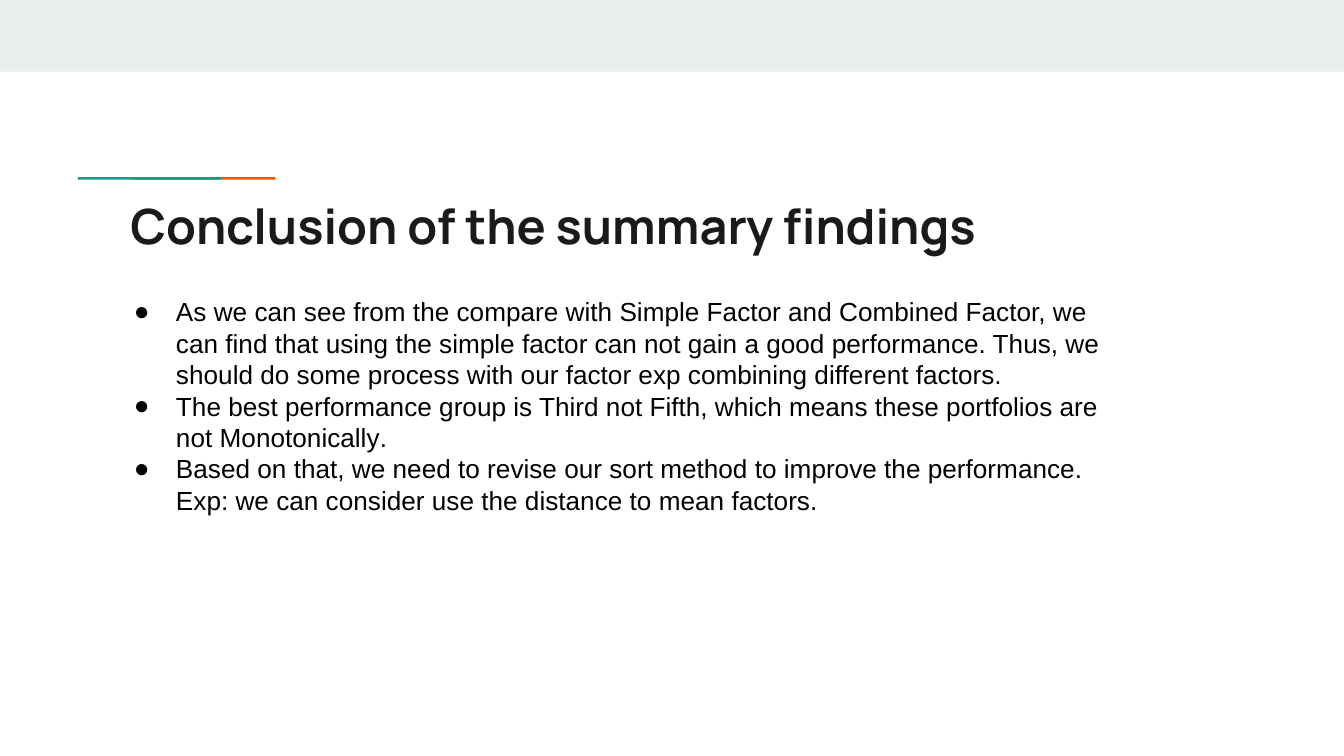
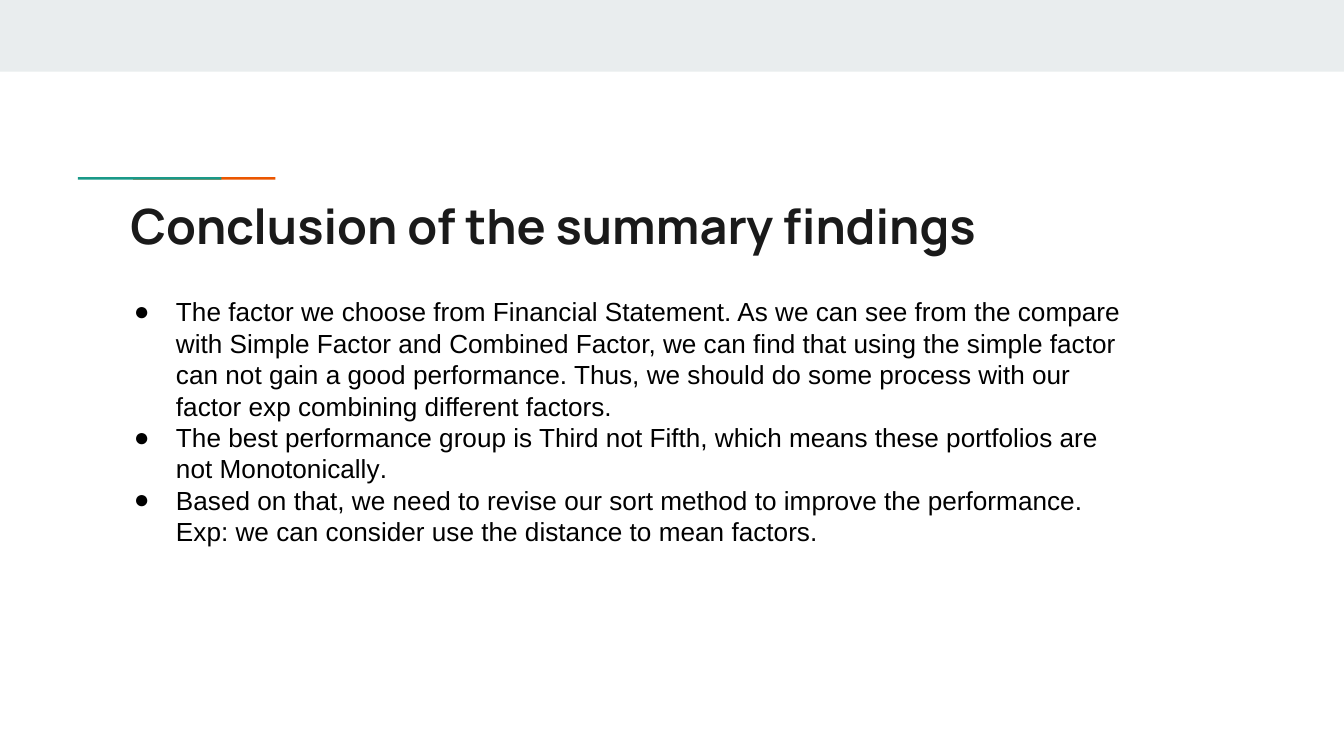
Before and after one commit to guanzhuo-qiao/platform, a slide deck: slide 10 of Backtest Platform FE670.pptx (slide 9 before the commit). Drawn at 1344x756 pixels with LibreOffice and Linux fonts; fonts in the diff are those of the drawing. Boxes give left, top, right and bottom in pixels: in the first picture for what was removed or moved away, otherwise in the second. Text is boxed around its words. In the diff, an @@ line names an element or a change of style, - is before the commit and + after.

```diff
--- a/Backtest Platform FE670.pptx
+++ b/Backtest Platform FE670.pptx
@@ text at (176, 302, 1120, 421): text changed @@
-● As we can see from the compare with Simple Factor and Combined Factor, we can find that using the simple factor can not gain a good performance. Thus, we should do some process with our factor exp combining different factors.
+● The factor we choose from Financial Statement. As we can see from the compare with Simple Factor and Combined Factor, we can find that using the simple factor can not gain a good performance. Thus, we should do some process with our factor exp combining different factors.
```
Also in this commit, not shown: 1 other slide changed, 2 slides added, 1 slide removed, 1 other file.
